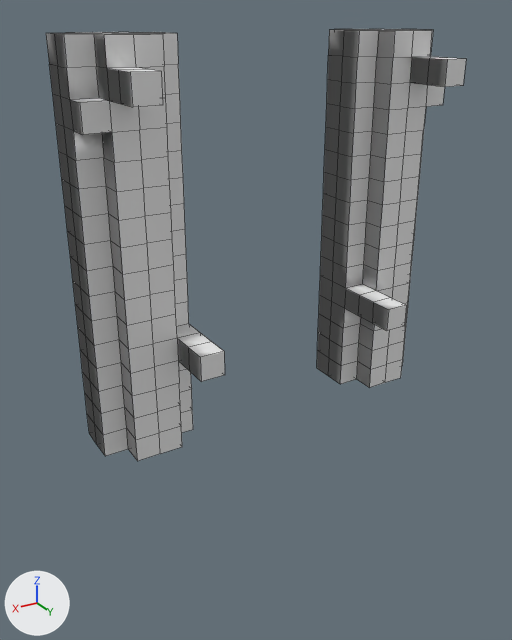
An edit to the OBJ model models/rope_bridges_planks_stilt_l0.obj, drawn before and after from the same camera.
The view is the same before and after, from a 50 mm camera at (0.959, 1.825, 0.536) aimed at (0.034, 0.284, -0.234). Arrows for +X, +Y and +Z are at lower left; the lights stay in place. Mesh edges are drawn as thin lines. Where no turn or scale is listed for an object, it has been applied to the vertices.

In view in the first picture: 'node_0_0_0'.
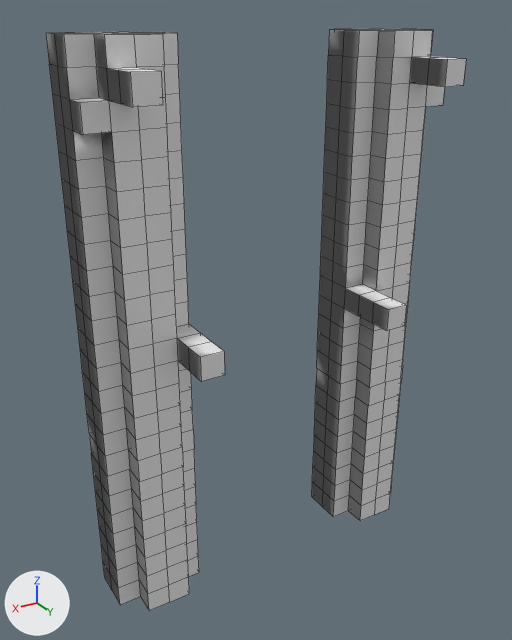
Changed parts and their boxes (x1, y1, x2, y2) in the pictures (512 x 640 px):
'node_0_0_0', reshaped (35% taller)
    before: (46, 29, 466, 461)
    after: (46, 29, 466, 611)
part 1 of me_node_0_0_0, added
    after: (89, 365, 403, 611)

What changed in the scene script:
```text
Change me_node_0_0_0:
    used by ob_node_0_0_0; location = (0.0, 0.0, 0.0)
    remove me_node_0_0_0.from_pydata(...)  # 604 vertices, 600 faces; spans x -0.5..0.5, y 0.125..0.5, z -0.5..0.5
    add me_node_0_0_0.from_pydata(...)  # 870 vertices, 880 faces; spans x -0.5..0.5, y 0.125..0.5, z -1.0..0.5
    me_node_0_0_0 part 1
    4 vertices are added at (0.375, 0.312, -1.0), (-0.375, 0.312, -1.0), (0.375, 0.187, -1.0), (-0.375, 0.187, -1.0)
    32 new vertices lie (0.0, 0.0, -0.062) away from vertices in x -0.5..0.5, y 0.125..0.375, z -0.5
    32 new vertices lie (0.0, 0.0, -0.063) away from vertices in x -0.5..0.5, y 0.125..0.375, z -0.562
    32 new vertices lie (0.0, 0.0, -0.063) away from vertices in x -0.5..0.5, y 0.125..0.375, z -0.625
    32 new vertices lie (0.0, 0.0, -0.062) away from vertices in x -0.5..0.5, y 0.125..0.375, z -0.688
    32 new vertices lie (0.0, 0.0, -0.062) away from vertices in x -0.5..0.5, y 0.125..0.375, z -0.75
    32 new vertices lie (0.0, 0.0, -0.063) away from vertices in x -0.5..0.5, y 0.125..0.375, z -0.812
    32 new vertices lie (0.0, 0.0, -0.063) away from vertices in x -0.5..0.5, y 0.125..0.375, z -0.875
    32 new vertices lie (0.0, 0.0, -0.062) away from vertices in x -0.5..0.5, y 0.125..0.375, z -0.938
    6 new vertices lie (0.0, -0.062, 0.0) away from vertices in x -0.438..0.438, y 0.312, z -1.0
    280 new faces join them, mat_default_wood (white #e7e7e7)
```
